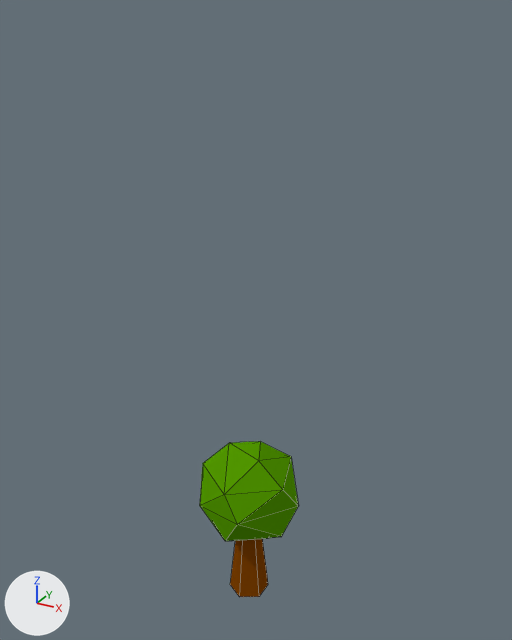
Two versions of the Blender file Assets/Meshes/arbol.blend, one commit apart.
Before and after are seen from a 50 mm camera at (6.88, -12.15, 12.64) aimed at (-0.02, 0.4, 6.37). The lights are fixed; the arrows at lower left show +X, +Y and +Z. Mesh edges are drawn as thin lines.

Before the edit, the objects in view are built like this:
```python
me_cylinder_003 = bpy.data.meshes.new('Cylinder.003')
me_cylinder_003.from_pydata(...)  # 33 vertices, 46 faces; spans x -1.32..1.32, y -1.24..1.26, z -0.86..3.29
# faces by material slot: [8, 38]
me_cylinder_003.materials.append(mat_tronco)  # brown #834300
me_cylinder_003.materials.append(mat_hojas)  # green #519700
ob_cylinder_001 = bpy.data.objects.new('Cylinder.001', me_cylinder_003)
ob_cylinder_001.location = (0.0, 0.0, 0.0)
ob_cylinder_001.rotation_euler = (3.142, 3.142, 3.142)  # degrees (180, 180, 180)
```
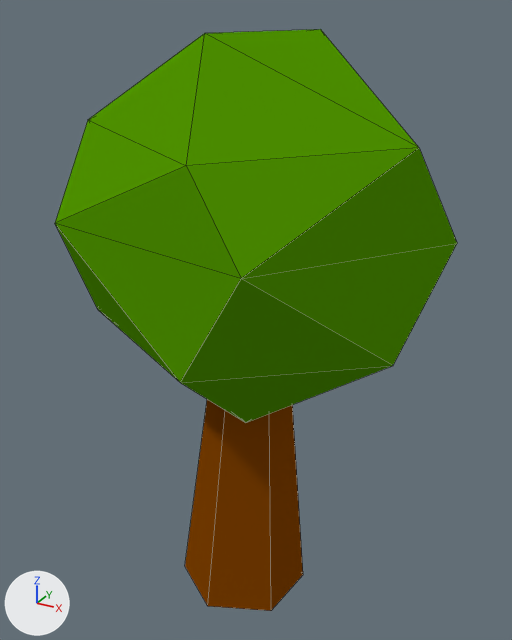
Where the change shows, as pixel boxes (x1, y1, x2, y2) in the pictures (512 x 640 px; the box of a moved part takes in the faces that stretch with it):
'Cylinder.001', reshaped, turned
    before: (200, 441, 299, 597)
    after: (55, 29, 457, 611)
part 1 of me_cylinder_003, moved or reshaped
    before: (230, 539, 268, 597)
    after: (185, 399, 303, 611)
part 2 of me_cylinder_003, moved or reshaped
    before: (200, 441, 299, 541)
    after: (55, 29, 457, 423)

The edits, one by one:
me_cylinder_003 is used by ob_cylinder_001; location (0.0, 0.0, 0.0); rotation (3.142, 3.142, 3.142), in degrees (180, 180, 180).
me_cylinder_003 had 33 vertices, 46 faces and spanned x -1.32..1.32, y -1.24..1.26, z -0.86..3.29.
me_cylinder_003 now has 33 vertices, 46 faces and spans x -3.63..4.06, y -0.3..12.3, z -3.79..3.38.
me_cylinder_003 part 1: the loose piece of 12 vertices spanning x -0.42..0.42, y -0.49..0.49, z -0.86..1.23 is multiplied about its middle by the matrix ((1.284, 2.733, 0.038), (0.116, -0.096, 3.016), (2.731, -1.281, -0.146)), then moved by (0.01, 2.93, -0.11).
me_cylinder_003 part 2: 21 of 33 vertices moved; they spanned x -1.32..1.32, y -1.24..1.26, z 0.79..3.29 and now span x -3.63..4.06, y 4.77..12.3, z -3.79..3.38; mean shift (-0.01, 8.56, -2.2); largest move (-0.53, 0.01, 3.25) -> (-0.52, 12.12, -1.82).
Object 'Cylinder.001' (ob_cylinder_001) turns from (180, 180, 180) to (90, 0, 0) degrees about x, y and z.
